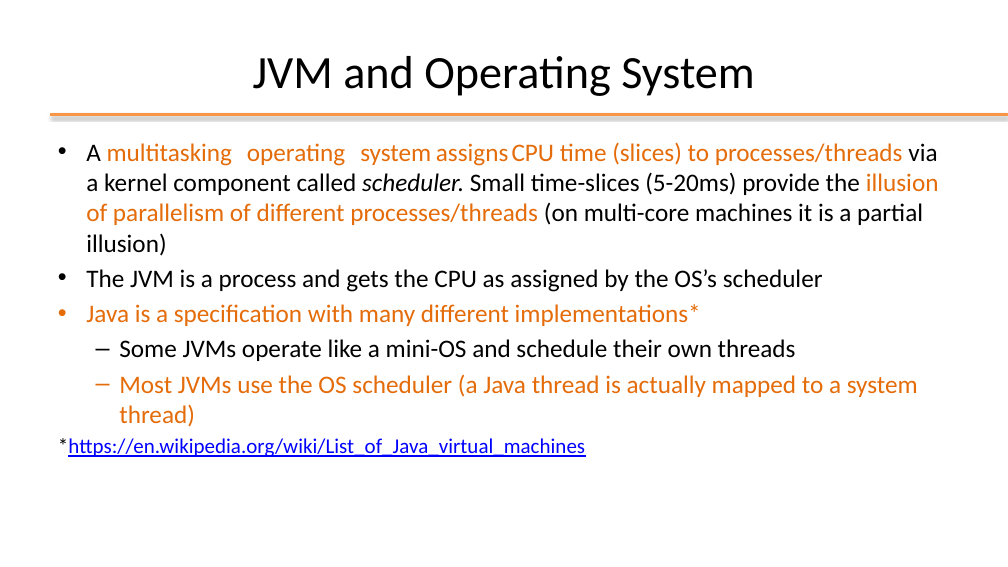
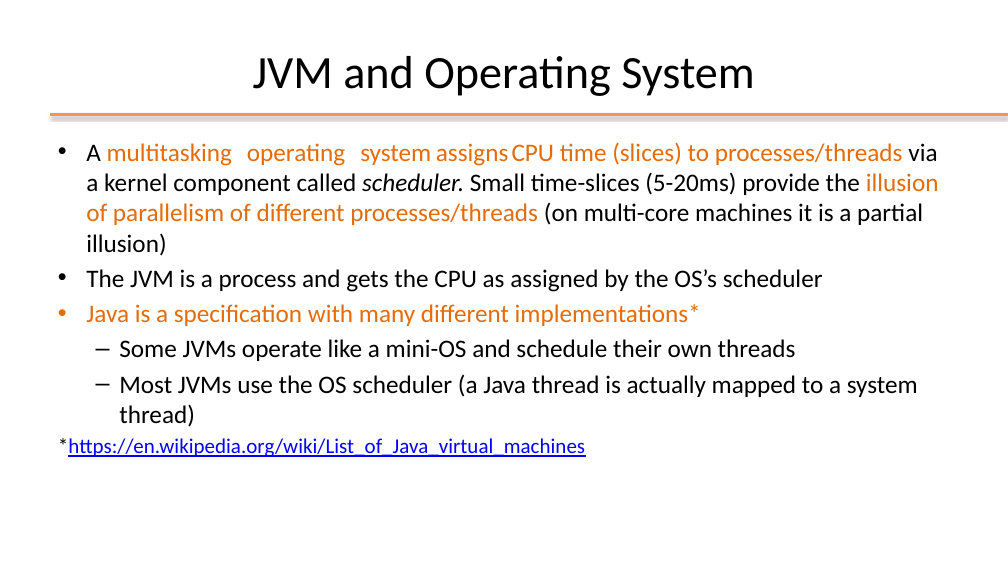
Before and after one commit to nbicocchi/learn-java-core, a slide deck: slide 5 of assets/slides/P2 - Java Multi-Threading.pptx (slide 4 before the commit). Drawn at 1008x567 pixels with LibreOffice and Linux fonts; fonts in the diff are those of the drawing; background and template pictures are left out. Boxes give left, top, right and bottom in pixels: in the first picture for what was removed or moved away, otherwise in the second. Text is boxed around its words. In the diff, an @@ line names an element or a change of style, - is before the commit and + after.

```diff
--- a/assets/slides/P2 - Java Multi-Threading.pptx
+++ b/assets/slides/P2 - Java Multi-Threading.pptx
@@ text at box(119, 375, 918, 427): text colour #E46C0A to #000000 in "Most JVMs use the OS scheduler (a ..." @@
```
Also in this commit, not shown: 8 other slides changed, 12 slides removed, 2 other files.
